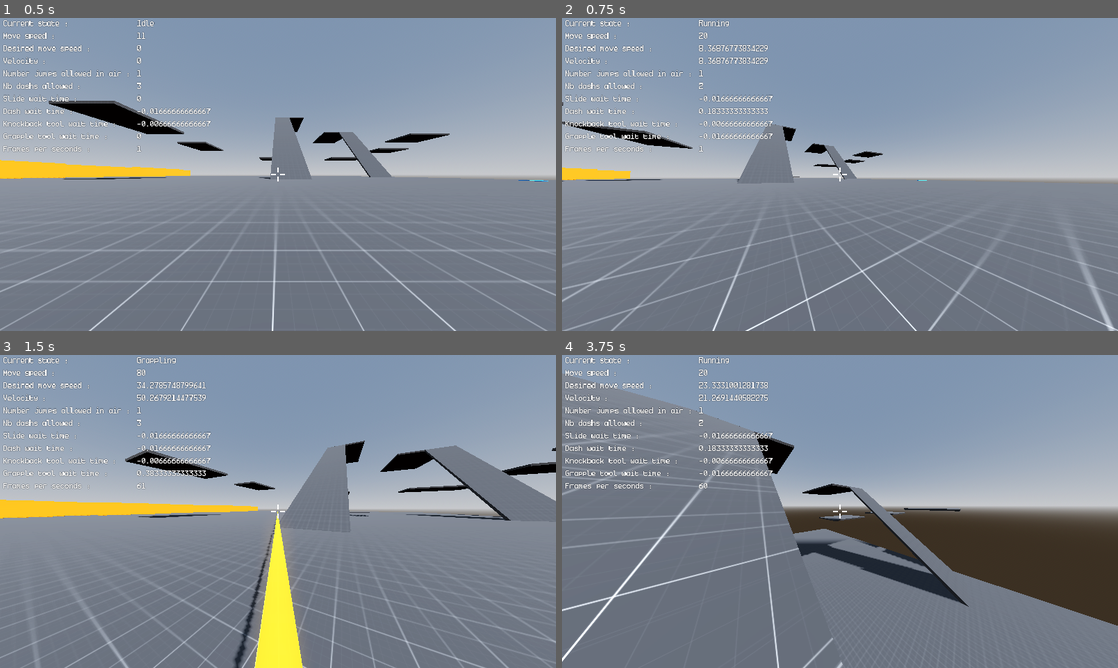
Above: before the commit, frames 1-4 (two rows, left to right).
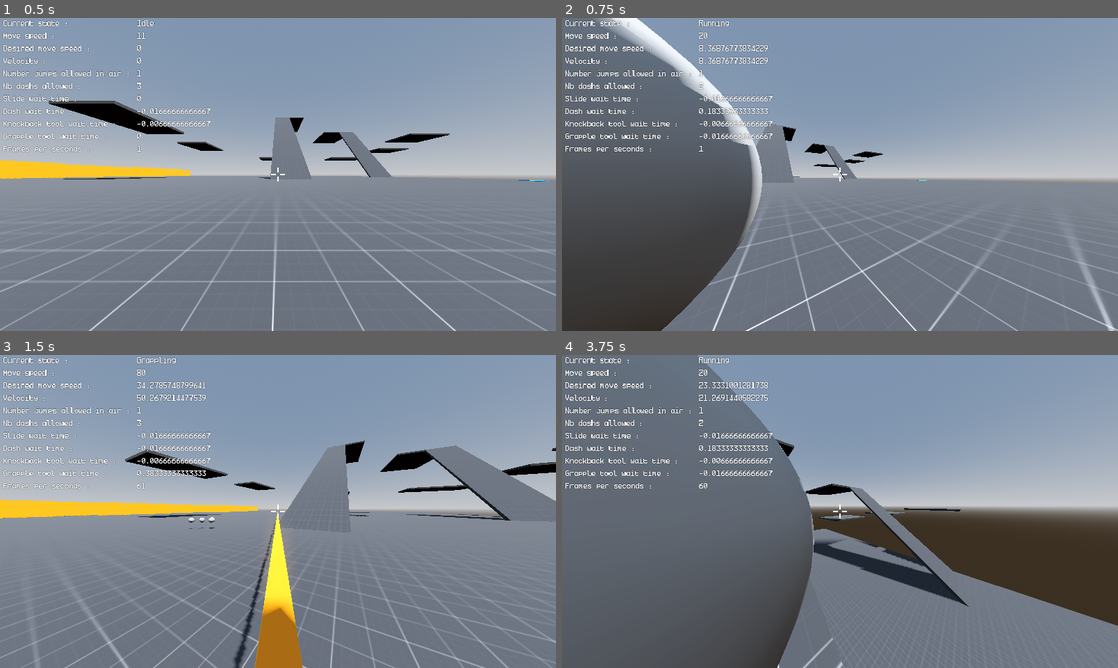
Above: after the commit, the same moments.

Repository: ayoubachak/sticky-man
Game: Godot game, scene res://Scenes/TemplateMapScene.tscn
The game is run twice, just before and just after one commit, with the same random seed, the same clock (stepped at 60 frames per second) and the same inputs.
Inputs (mouse positions are in pixels of both pictures, inside the frame that each line leads up to):
- Up to frame 1 (0.5 s): no input
- Up to frame 2 (0.75 s): tap Enter at 0.5 s; move the mouse to (867, 174) at 0.52 s; hold W (moveForward) from 0.53 s (still down); tap Ctrl (dash) at 0.6 s; click (867, 174) at 0.67 s
- Up to frame 3 (1.5 s): keep holding W (moveForward); tap Space (jump) at 0.77 s; move the mouse to (250, 511) at 1.27 s; right-click (250, 511) at 1.35 s; click (250, 511) at 1.42 s
- Up to frame 4 (3.75 s): keep holding W (moveForward); tap Space (jump) at 1.52, 3.02 s; move the mouse to (851, 505) at 2.02 s; tap Shift (run) at 2.1 s; click (851, 505) at 2.17 s; move the mouse to (834, 517) at 2.77 s; tap Mouse wheel up (useKnockbackTool) at 2.85 s; click (834, 517) at 2.92 s; move the mouse to (878, 514) at 3.52 s; tap Ctrl (dash) at 3.6 s; click (878, 514) at 3.67 s

Frame 1 is identical in both runs. In frame 2, 27% of the frame differs, in the area x 0-36%, y 0-100%; in frame 3, 1.5%; in frame 4, 21%.

Commit message:
Refactor Zombie enemy implementation; remove old scene file, add health management and damage handling in script, and integrate bullet mechanics for player interactions.

Diff:
--- a/Scenes/PlayerCharacterScene.tscn
+++ b/Scenes/PlayerCharacterScene.tscn
@@ -1,6 +1,7 @@
-[gd_scene load_steps=29 format=3 uid="uid://bwggrf7sbmkcv"]
+[gd_scene load_steps=30 format=3 uid="uid://bwggrf7sbmkcv"]
 
 [ext_resource type="Script" path="res://Scripts/PlayerCharacter/PlayerCharacterScript.gd" id="1_5dbx1"]
+[ext_resource type="PackedScene" uid="uid://dkpaftbki70f7" path="res://Scenes/Weapons/Bullet.tscn" id="2_08t7f"]
 [ext_resource type="Script" path="res://Scripts/PlayerCharacter/CameraScript.gd" id="2_x12n0"]
 [ext_resource type="Script" path="res://Scripts/Others/ObjectToolScript.gd" id="4_4bdjt"]
 [ext_resource type="Script" path="res://Scripts/PlayerCharacter/UI/HUDScript.gd" id="4_f4mp1"]
@@ -194,6 +195,7 @@
 downDirJump = true
 onFloorKnockbackDivider = 3.5
 wallGravityMultiplier = 0.7
+bullet_scene = ExtResource("2_08t7f")
 
 [node name="CameraHolder" type="Node3D" parent="."]
 transform = Transform3D(-4.37114e-08, 0, 1, 0, 1, 0, -1, 0, -4.37114e-08, 0, 0.540581, 0)
--- /dev/null
+++ b/Scenes/Weapons/Bullet.tscn
@@ -0,0 +1,16 @@
+[gd_scene load_steps=4 format=3 uid="uid://dkpaftbki70f7"]
+
+[ext_resource type="Script" path="res://Scripts/Weapons/Bullet.gd" id="1_kkwmp"]
+
+[sub_resource type="SphereShape3D" id="SphereShape3D_ajrwj"]
+
+[sub_resource type="SphereMesh" id="SphereMesh_3vcpf"]
+
+[node name="Bullet" type="Area3D"]
+script = ExtResource("1_kkwmp")
+
+[node name="CollisionShape3D" type="CollisionShape3D" parent="."]
+shape = SubResource("SphereShape3D_ajrwj")
+
+[node name="MeshInstance3D" type="MeshInstance3D" parent="."]
+mesh = SubResource("SphereMesh_3vcpf")
--- a/Scripts/Enemies/Zombie.gd
+++ b/Scripts/Enemies/Zombie.gd
@@ -1,12 +1,15 @@
 extends CharacterBody3D
 
+@export var max_health: int = 100
+var current_health: int
 @export var speed: float = 5.0
 
 @onready var label: Label3D = $Label3D
 var player: Node3D = null
 
 func _ready() -> void:
-	label.text = "Zombie"
+	current_health = max_health
+	label.text = str(current_health)
 	# find the player by group since the scene root is not a Node
 	var players = get_tree().get_nodes_in_group("PlayerCharacter")
 	if players.size() > 0:
@@ -27,3 +30,11 @@
 			velocity.z = dir.z * speed
 
 	move_and_slide()
+
+func take_damage(amount: int) -> void:
+	current_health -= amount
+	if current_health < 0:
+		current_health = 0
+	label.text = str(current_health)
+	if current_health == 0:
+		queue_free()
--- a/Scripts/PlayerCharacter/PlayerCharacterScript.gd
+++ b/Scripts/PlayerCharacter/PlayerCharacterScript.gd
@@ -123,6 +123,7 @@
 @onready var mesh = $MeshInstance3D
 @onready var hud = $HUD
 @onready var pauseMenu = $PauseMenu
+@export var bullet_scene: PackedScene
 
 func _ready():
 	#set the start move speed
@@ -130,7 +131,7 @@
 	moveAcceleration = walkAcceleration
 	moveDecceleration = walkDecceleration
 
-	#set the values refenrencials for the needed variables
+	#set the values refenrentials for the needed variables
 	desiredMoveSpeed = moveSpeed
 	jumpCooldownRef = jumpCooldown
 	nbJumpsInAirAllowedRef = nbJumpsInAirAllowed
@@ -294,6 +295,9 @@
 				if Input.is_action_just_pressed("grappleHook"):
 					grappleStateChanges()
 
+	if Input.is_mouse_button_pressed(MOUSE_BUTTON_LEFT):
+		shoot()
+
 func displayStats():
 	#call the functions in charge of displaying the controller properties
 	hud.displayCurrentState(currentState)
@@ -753,3 +757,10 @@
 	#this function handle the knockback mechanic
 	var knockbackForce = -knockbackOrientation * knockbackAmount #opposite of the knockback tool orientation, times knockback amount
 	velocity += knockbackForce if !is_on_floor() else knockbackForce/onFloorKnockbackDivider
+
+
+func shoot():
+	var b = bullet_scene.instantiate()
+	# position bullet at camera
+	b.global_transform = cameraHolder.global_transform
+	get_parent().add_child(b)
--- /dev/null
+++ b/Scripts/Weapons/Bullet.gd
@@ -0,0 +1,26 @@
+extends Area3D
+
+
+@export var speed: float = 50.0
+@export var damage: int = 25
+
+
+# Called when the node enters the scene tree for the first time.
+func _ready() -> void:
+	connect("body_entered", Callable(self, "_on_body_entered"))
+
+
+# Called every frame. 'delta' is the elapsed time since the previous frame.
+func _process(delta: float) -> void:
+	pass
+
+
+func _physics_process(delta: float) -> void:
+	# move forward along local -Z
+	translate(-transform.basis.z * speed * delta)
+
+
+func _on_body_entered(body: Node) -> void:
+	if body.is_in_group("Zombie") and body.has_method("take_damage"):
+		body.take_damage(damage)
+		queue_free()
Not shown: 1 places in Zombie.tscn that only renumber resources
